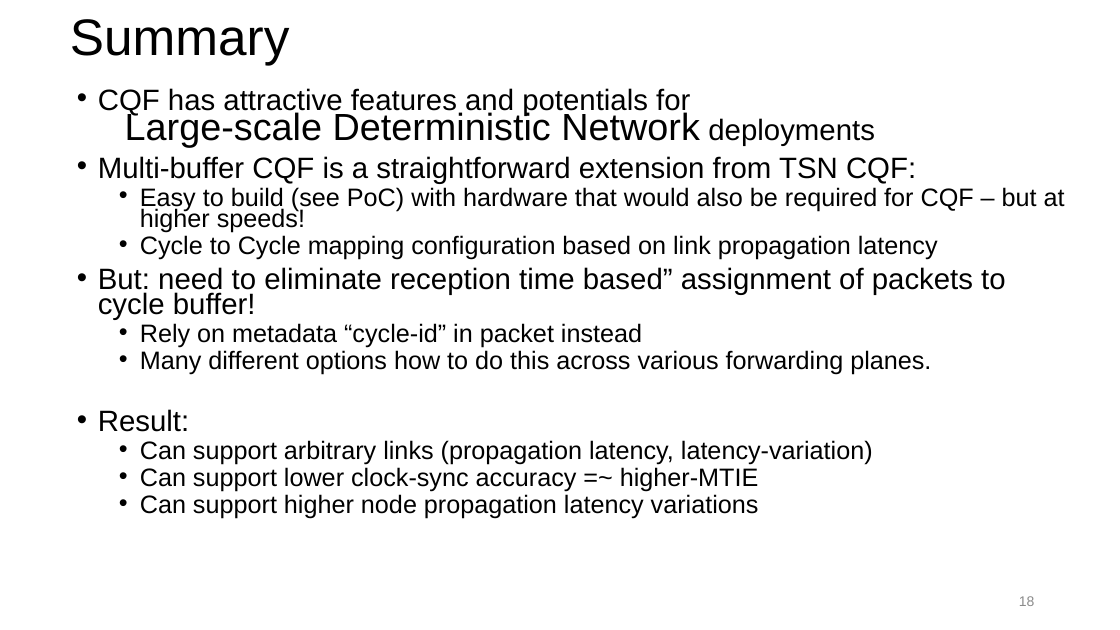
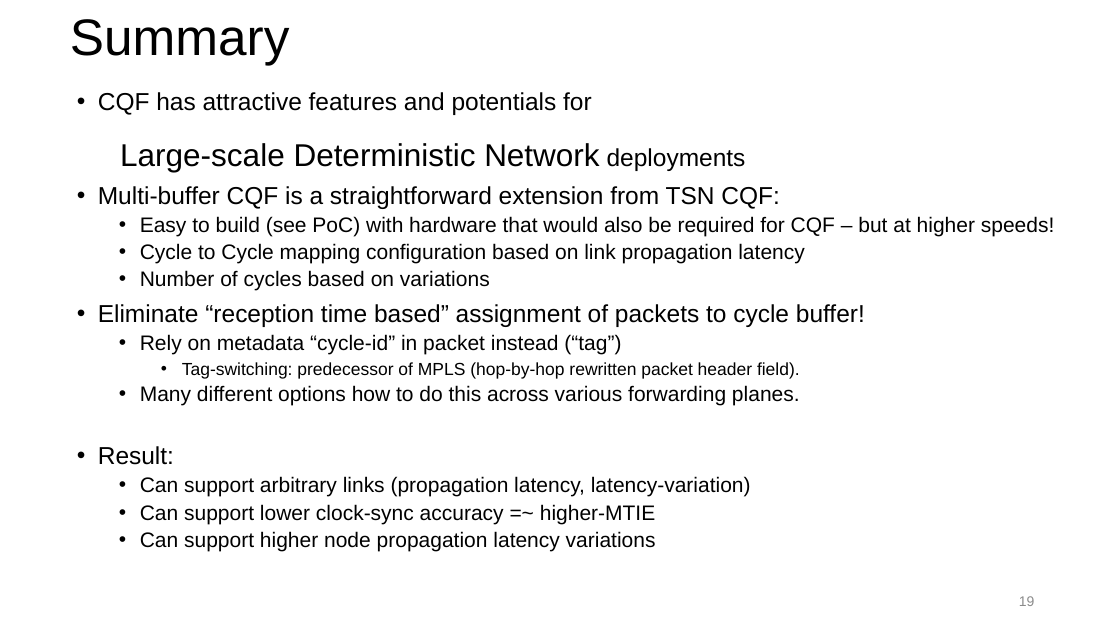
Before and after one commit to toerless/detnet, a slide deck: slide 19 of tcqf-slides.pptx (slide 18 before the commit). Drawn at 1120x630 pixels with LibreOffice and Linux fonts; fonts in the diff are those of the drawing. Boxes give left, top, right and bottom in pixels: in the first picture for what was removed or moved away, otherwise in the second. Text is boxed around its words. In the diff, an @@ line names an element or a change of style, - is before the commit and + after.

```diff
--- a/tcqf-slides.pptx
+++ b/tcqf-slides.pptx
@@ text at box(98, 92, 1054, 551): size 25.2 to 21 pt in "CQF has attractive features and potentials for ...", "Multi-buffer CQF is a straightforward extension from ...", "Result:"; size 32.4 to 27 pt in "Large-scale Deterministic Network"; size 21.6 to 18 pt in "Easy to build (see PoC) with hardware ...", "Cycle to Cycle mapping configuration based on ...", "Many different options how to do this ...", "Can support arbitrary links (propagation latency, latency-va ..." and 2 more places; line spacing 0.7 to 0.85 @@
@@ text at box(98, 270, 865, 379): text changed; size 25.2 to 18 pt @@
-• But: need to eliminate reception time based” assignment of packets to cycle buffer!
-  • Rely on metadata “cycle-id” in packet instead
+  • Number of cycles based on variations
+• Eliminate “reception time based” assignment of packets to cycle buffer!
+  • Rely on metadata “cycle-id” in packet instead (“tag”)
+    • Tag-switching: predecessor of MPLS (hop-by-hop rewritten packet header field).
```
Also in this commit, not shown: 8 other slides changed, 5 slides added.
